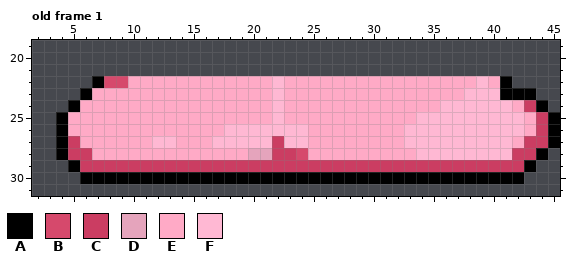
File history of a pixel-art file, Assets/Espelho/spr_cloud02 - Copy.aseprite. Above is the file before it was changed.
46x32 pixels, 1 frame. Shown: old frame 1: x 2..45, y 19..31. The commit also changed other frames, which this record leaves out.
Palette (. is transparent): A #000000  B #d6496c  C #cb3d62  D #e5a4bc  E #ffaac6  F #ffb8d3
Pixels before, old frame 1, first column x 4:
22 ...ABBEEEEEEEEEEEEFEEEEEEEEEEEEEEEEFEA....
23 ..AEEEEEEEEEEEEEEEFEEEEEEEEEEEEEEEFFFAAA..
24 .AEEEEEEEEEEEEEEEEFEEEEEEEEEEEEEFFFFFFECA.
25 AEEEEEEEEEEEEEEEEEFEEEEEEEEEEEFFFFFFFFFECA
26 AEEEEEEEEEEEEEFFFFFFFEEEEEEEEFFFFFFFFFFECA
27 ACEEEEEEFFEEEFFFFFCFFEEEEEEEEFFFFFFFFFECCA
28 ACCEEEEEEEEEEEEEDDCCBEEEEEEEEEFFFFFFFFCCA.
29 .ACCCCCCCCCCCCCCCCCCCCCCCCCCCCCCCCCCCCCA..
30 ..AAAAAAAAAAAAAAAAAAAAAAAAAAAAAAAAAAAAA...
Once edited:
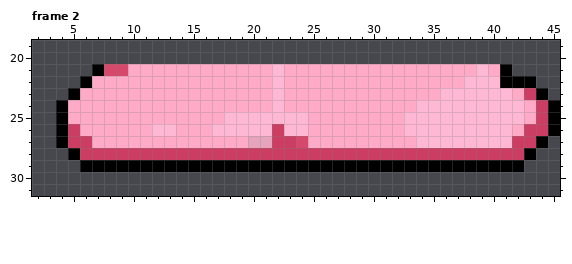
A new or re-ordered frame is compared with the old frame closest to it.
The exact change:
{"change": "frames 1 -> 7"}
{"where": "frame 2 is new; against old frame 1"}
{"frame":2,"y":21,"x":7,"old":"...................................","new":"ABBEEEEEEEEEEEEFEEEEEEEEEEEEEEEEFEA"}
{"frame":2,"y":22,"x":6,"old":".ABB","new":"AEEE"}
{"frame":2,"y":22,"x":38,"old":"E","new":"F"}
{"frame":2,"y":22,"x":40,"old":"E","new":"F"}
{"frame":2,"y":22,"x":42,"old":"..","new":"AA"}
{"frame":2,"y":23,"x":5,"old":".A","new":"AE"}
{"frame":2,"y":23,"x":36,"old":"EE","new":"FF"}
{"frame":2,"y":23,"x":41,"old":"AAA.","new":"FECA"}
{"frame":2,"y":24,"x":4,"old":".A","new":"AE"}
{"frame":2,"y":24,"x":34,"old":"EE","new":"FF"}
{"frame":2,"y":24,"x":42,"old":"ECA.","new":"FECA"}
{"frame":2,"y":25,"x":18,"old":"EEEE","new":"FFFF"}
{"frame":2,"y":25,"x":23,"old":"EE","new":"FF"}
{"frame":2,"y":25,"x":33,"old":"E","new":"F"}
{"frame":2,"y":26,"x":5,"old":"E","new":"C"}
{"frame":2,"y":26,"x":12,"old":"EE","new":"FF"}
{"frame":2,"y":26,"x":17,"old":"E","new":"F"}
{"frame":2,"y":26,"x":22,"old":"F","new":"C"}
{"frame":2,"y":26,"x":42,"old":"FE","new":"EC"}
{"frame":2,"y":27,"x":6,"old":"E","new":"C"}
{"frame":2,"y":27,"x":12,"old":"FF","new":"EE"}
{"frame":2,"y":27,"x":17,"old":"FFFFF","new":"EEEDD"}
{"frame":2,"y":27,"x":23,"old":"FF","new":"CB"}
{"frame":2,"y":27,"x":33,"old":"F","new":"E"}
{"frame":2,"y":27,"x":42,"old":"E","new":"C"}
{"frame":2,"y":27,"x":44,"old":"CA","new":"A."}
{"frame":2,"y":28,"x":4,"old":"AC","new":".A"}
{"frame":2,"y":28,"x":7,"old":"EEEEEEEEEEEEEDD","new":"CCCCCCCCCCCCCCC"}
{"frame":2,"y":28,"x":24,"old":"BEEEEEEEEEFFFFFFFF","new":"CCCCCCCCCCCCCCCCCC"}
{"frame":2,"y":28,"x":43,"old":"CA","new":"A."}
{"frame":2,"y":29,"x":5,"old":"ACCCCCCCCCCCCCCCCCCCCCCCCCCCCCCCCCCCCCA","new":".AAAAAAAAAAAAAAAAAAAAAAAAAAAAAAAAAAAAA."}
{"frame":2,"y":30,"x":6,"old":"AAAAAAAAAAAAAAAAAAAAAAAAAAAAAAAAAAAAA","new":"....................................."}
{"label":"changed","picture_box":[56,64,560,184]}
